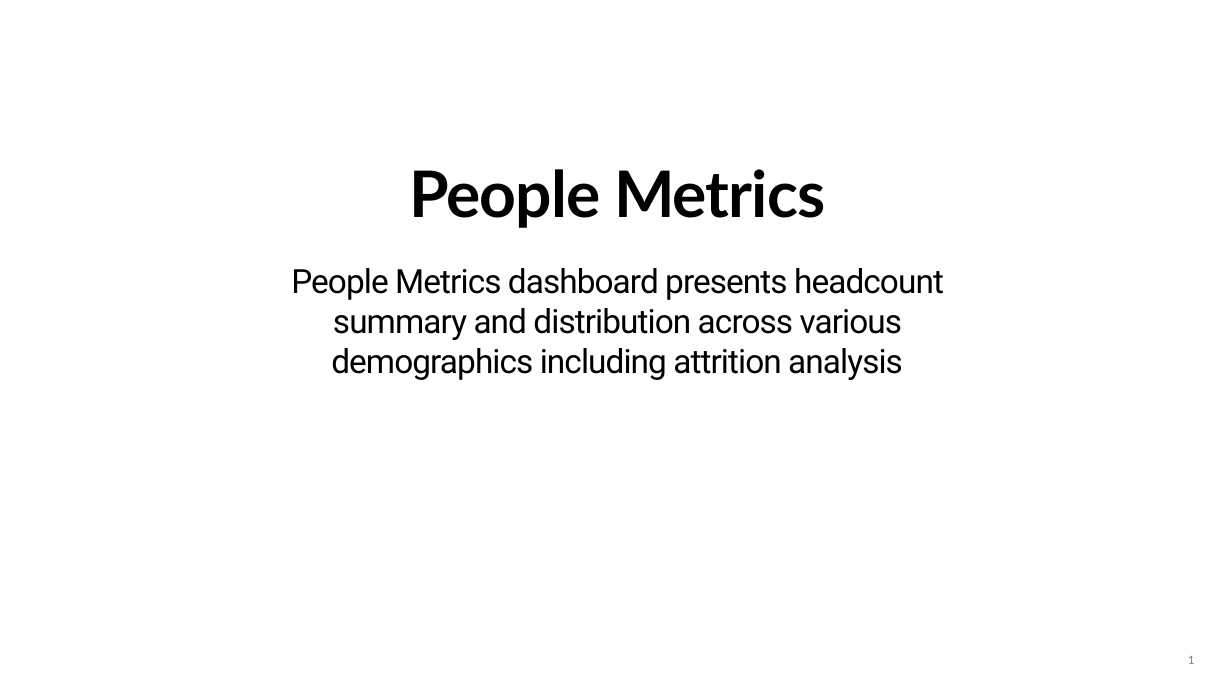
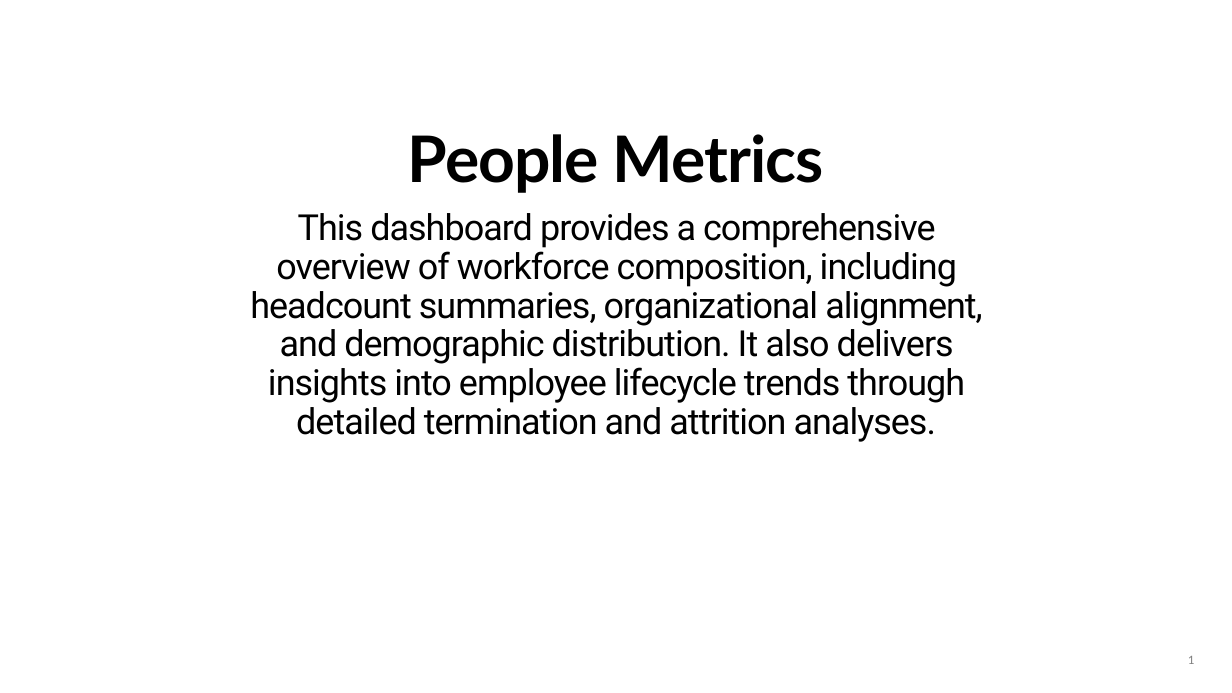
Before and after one commit to anup-jana/PowerBI, a slide deck: slide 1 of Banner & Images.pptx. Drawn at 1232x693 pixels with LibreOffice and Linux fonts; fonts in the diff are those of the drawing; background and template pictures are left out. Boxes give left, top, right and bottom in pixels: in the first picture for what was removed or moved away, otherwise in the second. Text is boxed around its words. In the diff, an @@ line names an element or a change of style, - is before the commit and + after.

```diff
--- a/Banner & Images.pptx
+++ b/Banner & Images.pptx
@@ title "People Metrics": place and size @@
-title "People Metrics" at box(409, 169, 825, 228)
+title "People Metrics" at box(408, 134, 824, 193)
@@ text at box(250, 213, 983, 442): text changed; size 26 to 28 pt @@
-People Metrics dashboard presents headcount summary and distribution across various demographics including attrition analysis
+This dashboard provides a comprehensive overview of workforce composition, including headcount summaries, organizational alignment, and demographic distribution. It also delivers insights into employee lifecycle trends through detailed termination and attrition analyses.
```
Also in this commit, not shown: 2 other slides changed.
